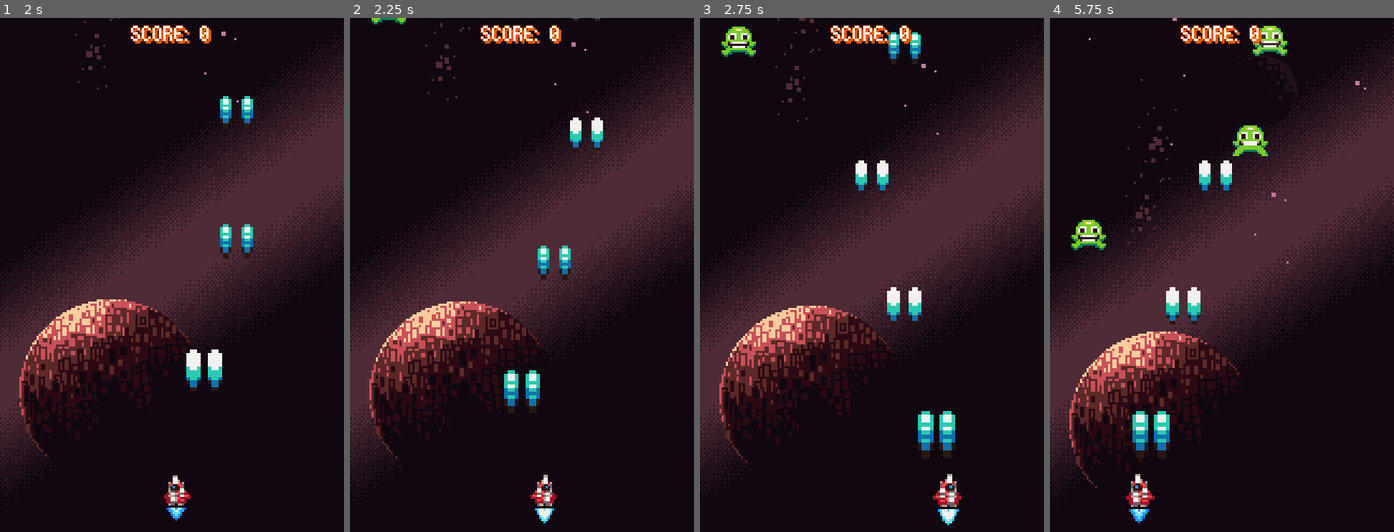
Above: before the commit, frames 1-4 (left to right).
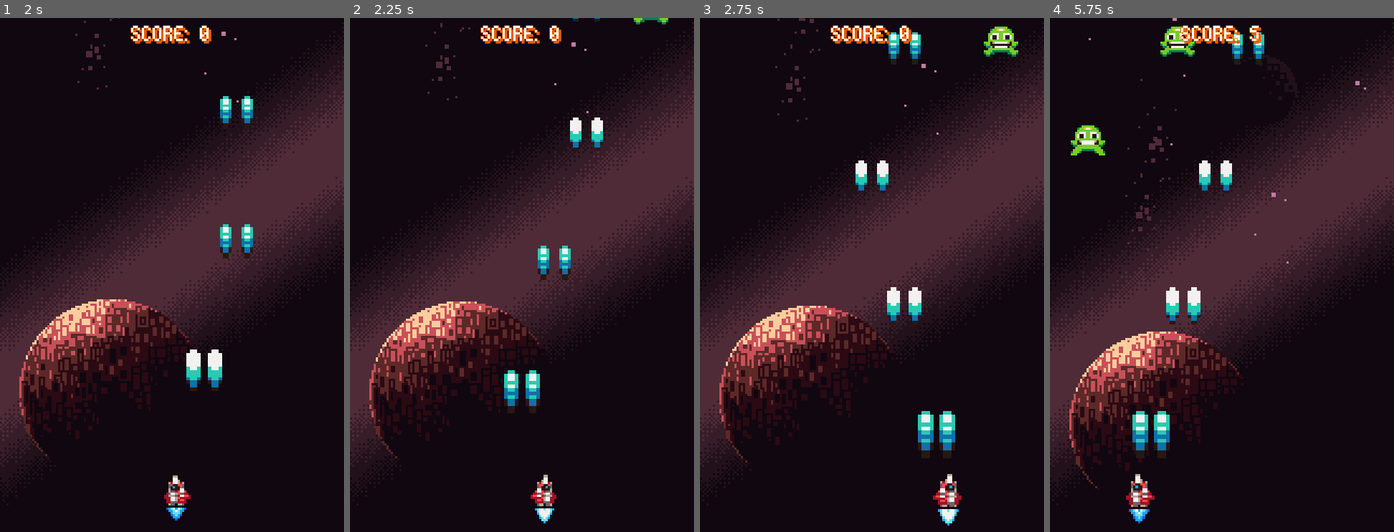
Above: after the commit, the same moments.

Repository: jordan95v/galaxy_defiance
Game: Godot game, scene res://scenes/ui/menu/menu.tscn
Two runs of this game, one before a commit and one after it. Both use one fixed random seed, a clock stepped at 60 frames per second and the inputs below.
Inputs:
- Up to frame 1 (2 s): tap Space (space) at 0.5, 1.35 s; hold D (bank_right) 0.53-1.28 s; hold Enter (enter) 0.53-1.28 s; hold A (bank_left) from 1.28 s (still down)
- Up to frame 2 (2.25 s): release A (bank_left) at 2.03 s; hold D (bank_right) from 2.03 s (still down); hold Enter (enter) from 2.03 s (still down)
- Up to frame 3 (2.75 s): keep holding D (bank_right); keep holding Enter (enter)
- Up to frame 4 (5.75 s): release Enter (enter) at 2.78 s; tap Space (space) at 2.85, 4.35 s; release D (bank_right) at 3.53 s; hold Enter (enter) 3.53-4.28 s; hold A (bank_left) from 3.53 s (still down); hold Enter (enter) from 5.03 s (still down)

Frame 1 is identical in both runs. In frame 2, 0.2% of the frame differs, in the area x 6-93%, y 0-2%; in frame 3, 0.7%; in frame 4, 2.1%, in the area x 6-69%, y 1-46%.

Commit message:
Added an EnemySpawnerComponent + difficulty curve.

Diff:
--- /dev/null
+++ b/scenes/components/enemy_spawner_component/enemy_spawner_component.gd
@@ -0,0 +1,32 @@
+class_name EnemySpawnerComponent
+extends Node
+
+@onready var window_rect: Rect2 = get_viewport().get_visible_rect()
+@onready var spawn_component: SpawnComponent = $SpawnComponent
+@onready var timer: Timer = $Timer
+@export var enemy_scene: PackedScene
+@export var wait_time: float = 5
+@export var score_threshold: int = 0
+var margin: int = 10
+
+
+func _ready() -> void:
+	spawn_component.scene = enemy_scene
+	timer.wait_time = wait_time
+	timer.start()
+	timer.timeout.connect(on_timer_timeout)
+
+
+func get_random_spawn_position() -> Vector2:
+	var random_x: float = randf_range(
+		window_rect.position.x + margin, window_rect.size.x - margin
+	)
+	return Vector2(random_x, -margin)
+
+
+func on_timer_timeout() -> void:
+	var entities: Node2D = get_tree().get_first_node_in_group("entities") as Node2D
+	var current_score: int = ResourcesHandler.game_stats.score
+	if not enemy_scene or current_score < score_threshold or not entities:
+		return
+	spawn_component.spawn(get_random_spawn_position(), entities)
--- /dev/null
+++ b/scenes/components/enemy_spawner_component/enemy_spawner_component.tscn
@@ -0,0 +1,11 @@
+[gd_scene load_steps=3 format=3 uid="uid://dmlpduyk08bjv"]
+
+[ext_resource type="Script" path="res://scenes/components/enemy_spawner_component/enemy_spawner_component.gd" id="1_1o1qs"]
+[ext_resource type="PackedScene" uid="uid://chfqqnuajer2b" path="res://scenes/components/spawn_component/spawn_component.tscn" id="2_gmmen"]
+
+[node name="EnemySpawnerComponent" type="Node"]
+script = ExtResource("1_1o1qs")
+
+[node name="Timer" type="Timer" parent="."]
+
+[node name="SpawnComponent" parent="." instance=ExtResource("2_gmmen")]
--- a/scenes/game_objects/ship/ship.tscn
+++ b/scenes/game_objects/ship/ship.tscn
@@ -197,7 +197,7 @@
 duration = 0.4
 
 [node name="HealthComponent" parent="." instance=ExtResource("13_udl5r")]
-health = 1
+health = 3
 
 [node name="ShakeComponent" parent="." node_paths=PackedStringArray("sprite") instance=ExtResource("16_1ut3p")]
 sprite = NodePath("../Visuals/AnimatedSprite2D")
--- a/scenes/managers/enemy_manager/enemy_manager.tscn
+++ b/scenes/managers/enemy_manager/enemy_manager.tscn
@@ -1,27 +1,21 @@
-[gd_scene load_steps=6 format=3 uid="uid://digchsganjtu"]
+[gd_scene load_steps=5 format=3 uid="uid://digchsganjtu"]
 
-[ext_resource type="Script" path="res://scenes/managers/enemy_manager/enemy_manager.gd" id="1_gy5et"]
-[ext_resource type="PackedScene" uid="uid://chfqqnuajer2b" path="res://scenes/components/spawn_component/spawn_component.tscn" id="2_ijtny"]
 [ext_resource type="PackedScene" uid="uid://dhka7myj6255w" path="res://scenes/game_objects/enemies/yellow_enemy/yellow_enemy.tscn" id="3_kqdb0"]
 [ext_resource type="PackedScene" uid="uid://qpl8dcagwouc" path="res://scenes/game_objects/enemies/green_enemy/green_enemy.tscn" id="3_rcwjl"]
 [ext_resource type="PackedScene" uid="uid://bo2moqur4j3r4" path="res://scenes/game_objects/enemies/pink_enemy/pink_enemy.tscn" id="4_mm1sx"]
+[ext_resource type="PackedScene" uid="uid://dmlpduyk08bjv" path="res://scenes/components/enemy_spawner_component/enemy_spawner_component.tscn" id="5_hxcgh"]
 
 [node name="EnemyManager" type="Node"]
-script = ExtResource("1_gy5et")
-green_enemy_scene = ExtResource("3_rcwjl")
-yellow_enemy_scene = ExtResource("3_kqdb0")
-pink_enemy_scene = ExtResource("4_mm1sx")
 
-[node name="GreenEnemyTimer" type="Timer" parent="."]
+[node name="GreenEnemySpawnerComponent" parent="." instance=ExtResource("5_hxcgh")]
+enemy_scene = ExtResource("3_rcwjl")
 wait_time = 1.5
-autostart = true
 
-[node name="YellowEnemyTimer" type="Timer" parent="."]
-wait_time = 6.0
-autostart = true
+[node name="YellowEnemySpawnerComponent" parent="." instance=ExtResource("5_hxcgh")]
+enemy_scene = ExtResource("3_kqdb0")
+score_threshold = 50
 
-[node name="PinkEnemyTimer" type="Timer" parent="."]
-wait_time = 9.0
-autostart = true
-
-[node name="SpawnComponent" parent="." instance=ExtResource("2_ijtny")]
+[node name="PinkEnemySpawnerComponent" parent="." instance=ExtResource("5_hxcgh")]
+enemy_scene = ExtResource("4_mm1sx")
+wait_time = 8.0
+score_threshold = 100
Not shown, added: export_presets.cfg
